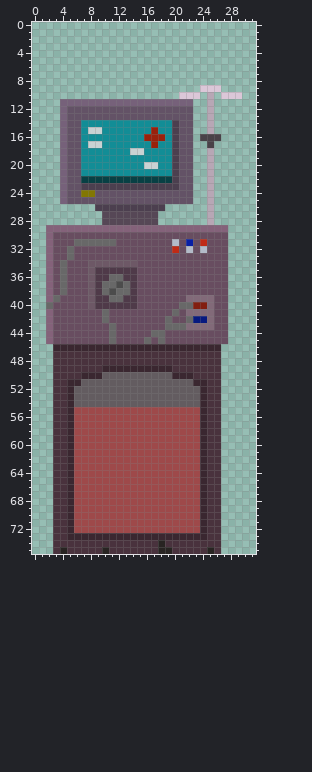
A sprite sheet gets an edit: prjVenomBite/sprites/checkpoint_spr/layers/0397c55c-929f-4411-80ba-77c7b20da1ff/07cf778e-6ddd-4b88-aa0c-3cef29235f52.png. That is the earlier state.
The file is 32x76 pixels. Colours within 5 levels of each other are drawn and written as one.
New version:
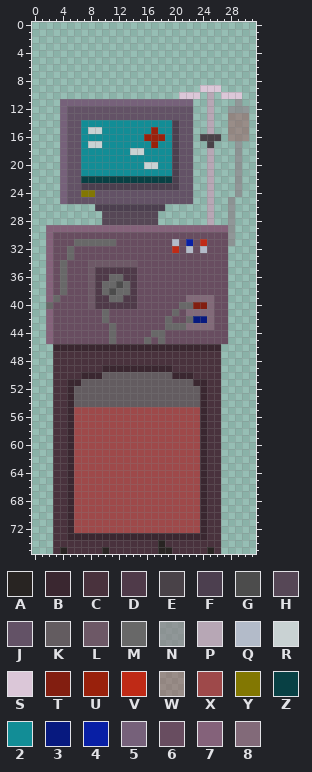
Palette (. is transparent): A #282422  B #3a2730  C #49323d  D #4f3a49  E #494248  F #4c3f4f  G #4c4c4c  H #564756  J #635266  K #635c60  L #6d5866  M #686868  N #8c8187a1  P #b7a7b5  Q #b3bbc9  R #c9d2d3  S #dbc7d8  T #821e10  U #99210c  V #bf2a16  W #9e494a6b  X #9e494a  Y #827702  Z #084044  2 #128d96  3 #07197f  4 #081fa5  5 #76617a  6 #684d60  7 #84627a  8 #826a79
Edits made:
y 11: x 29 . -> N
y 12: x 28..30 ... -> NNN
y 13..16: x 28..30 ... -> WWW
y 17..24: x 29 . -> N
y 25..31: x 28 . -> N
Where, in picture pixels (left, top, right, bottom), the same in both pictures:
added: (228, 99, 249, 246)
